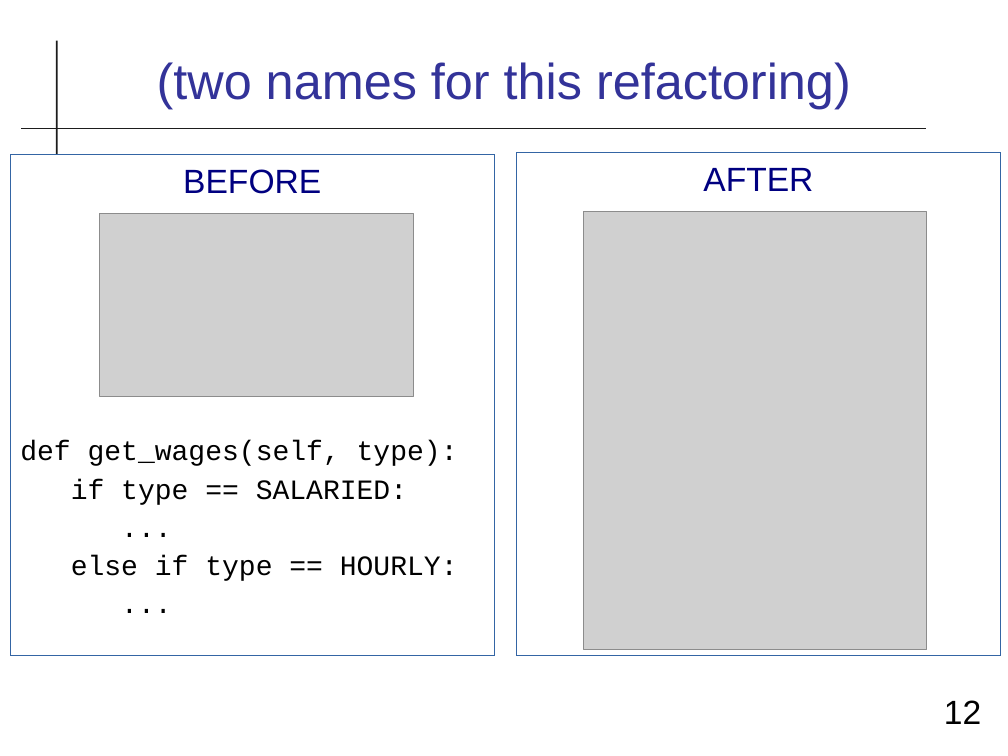
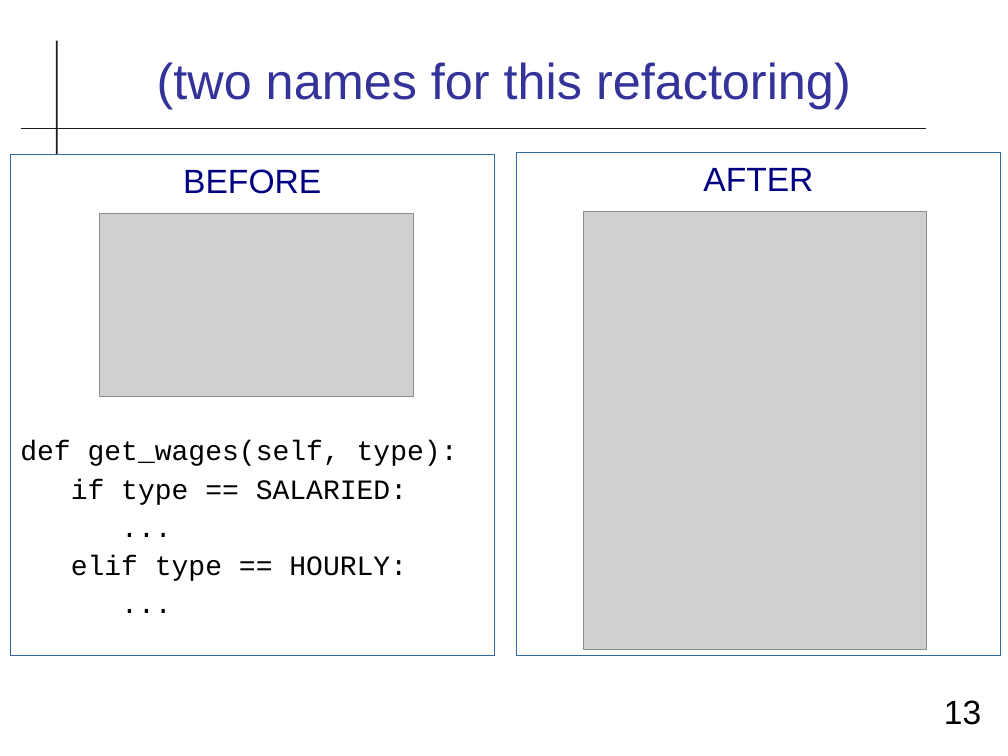
Before and after one commit to cpske/ISP, a slide deck: slide 13 of refactoring/Refactoring-Review.odp (slide 12 before the commit). Drawn at 1008x756 pixels with LibreOffice and Linux fonts; fonts in the diff are those of the drawing; grey boxes stand for pictures. Boxes give left, top, right and bottom in pixels: in the first picture for what was removed or moved away, otherwise in the second. Text is boxed around its words. In the diff, an @@ line names an element or a change of style, - is before the commit and + after.

```diff
--- a/refactoring/Refactoring-Review.odp
+++ b/refactoring/Refactoring-Review.odp
@@ text at [71,555,407,581]: text changed @@
-else if type == HOURLY:
+elif type == HOURLY:
@@ page number at [944,700,981,725]: text changed @@
-12
+13
```
Also in this commit, not shown: 2 other slides changed, 1 slide added, 4 other files.
